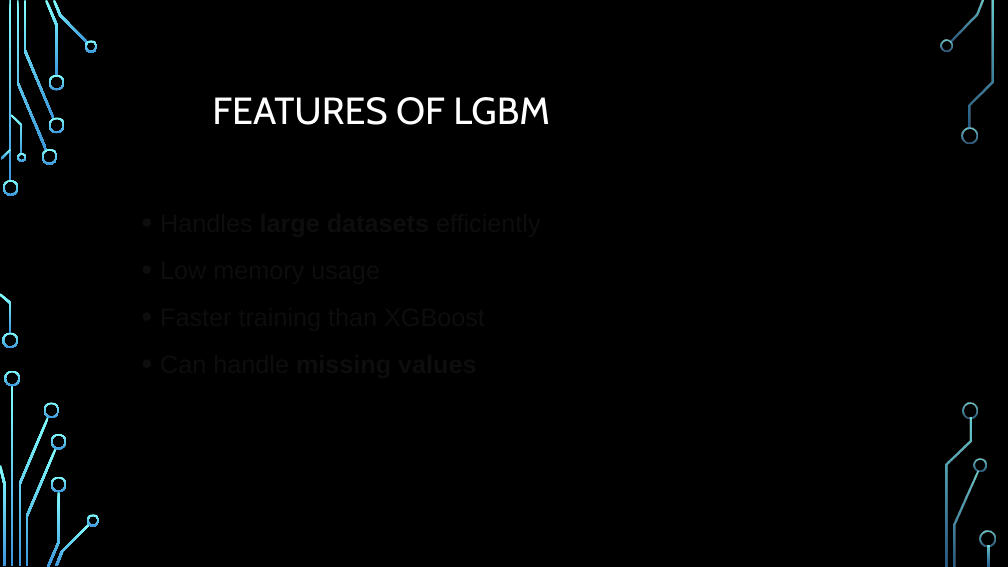
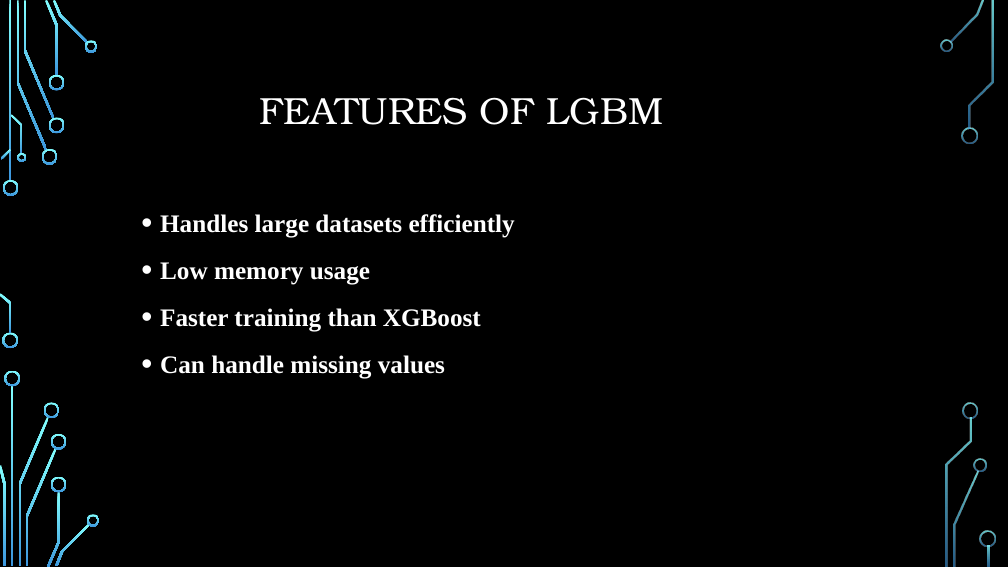
Before and after one commit to jeni0112/Machine-Learning, a slide deck: slide 2 of LGBoost Algorithm.pptx. Drawn at 1008x567 pixels with LibreOffice and Linux fonts; fonts in the diff are those of the drawing; background and template pictures are left out. Boxes give left, top, right and bottom in pixels: in the first picture for what was removed or moved away, otherwise in the second. Text is boxed around its words. In the diff, an @@ line names an element or a change of style, - is before the commit and + after.

```diff
--- a/LGBoost Algorithm.pptx
+++ b/LGBoost Algorithm.pptx
@@ title "FEATURES OF LGBM" at box(259, 97, 663, 125): font Cabin to TeX Gyre Bonum @@
@@ text "Handles large datasets efficiently" at box(160, 214, 515, 379): font Arial to Times New Roman, text colour #0D0D0D to #FFFFFF; bold on in "Handles efficiently", "Low memory usage", "Faster training than XGBoost", "Can handle" @@
```
Also in this commit, not shown: 2 other slides changed, 1 slide added, 1 other file.
